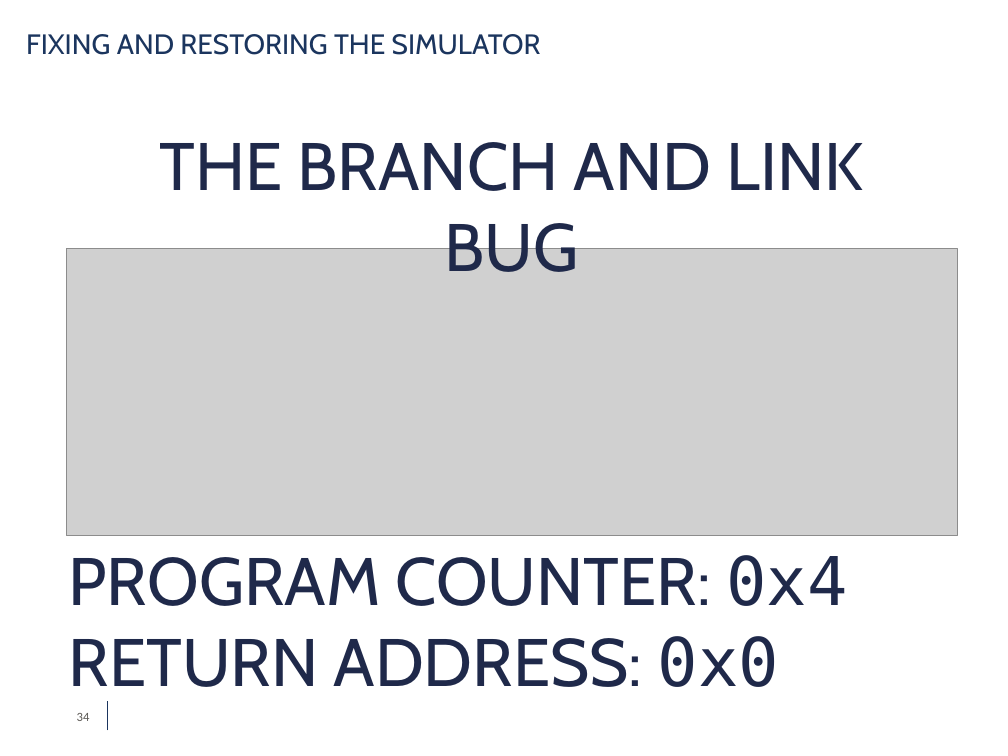
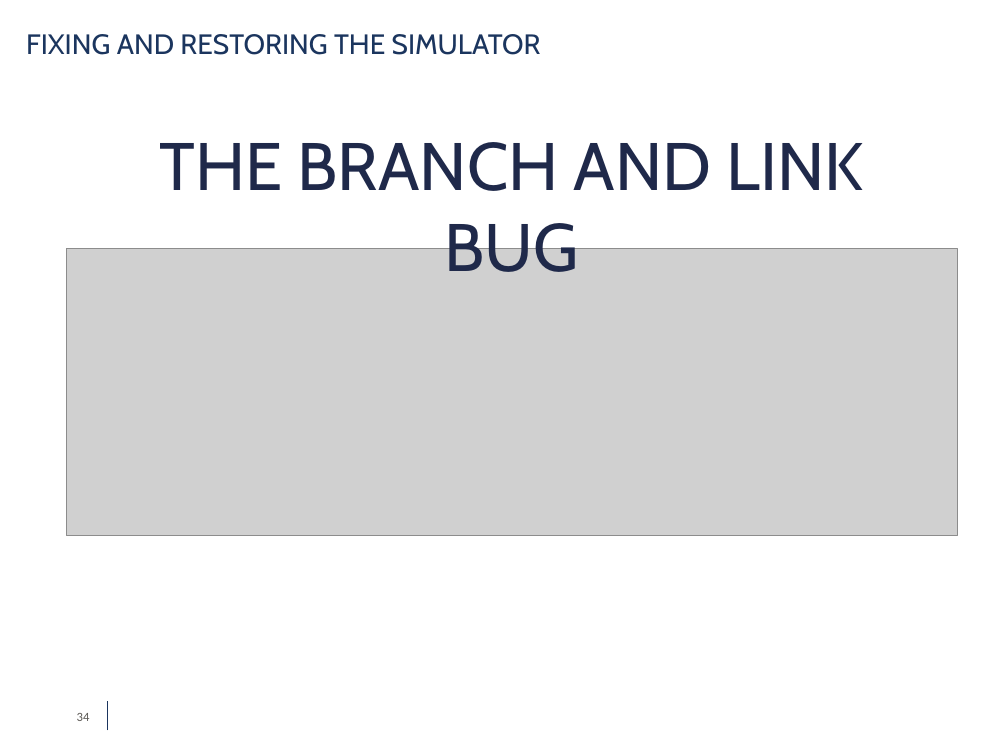
Before and after one commit to simdeistud/bachelors-thesis, a slide deck: slide 34 of SlidesDeiana4_3 -ABRIDGED.pptx. Drawn at 1008x756 pixels with LibreOffice and Linux fonts; fonts in the diff are those of the drawing; grey boxes stand for pictures; background and template pictures are left out. Boxes give left, top, right and bottom in pixels: in the first picture for what was removed or moved away, otherwise in the second. Text is boxed around its words. In the diff, an @@ line names an element or a change of style, - is before the commit and + after.

```diff
--- a/SlidesDeiana4_3 -ABRIDGED.pptx
+++ b/SlidesDeiana4_3 -ABRIDGED.pptx
@@ text removed at [68,555,847,687] @@
-PROGRAM COUNTER: 0x4
-RETURN ADDRESS: 0x0
```
Also in this commit, not shown: 16 other slides changed, 4 slides added, 4 slides removed, 1 other file.
